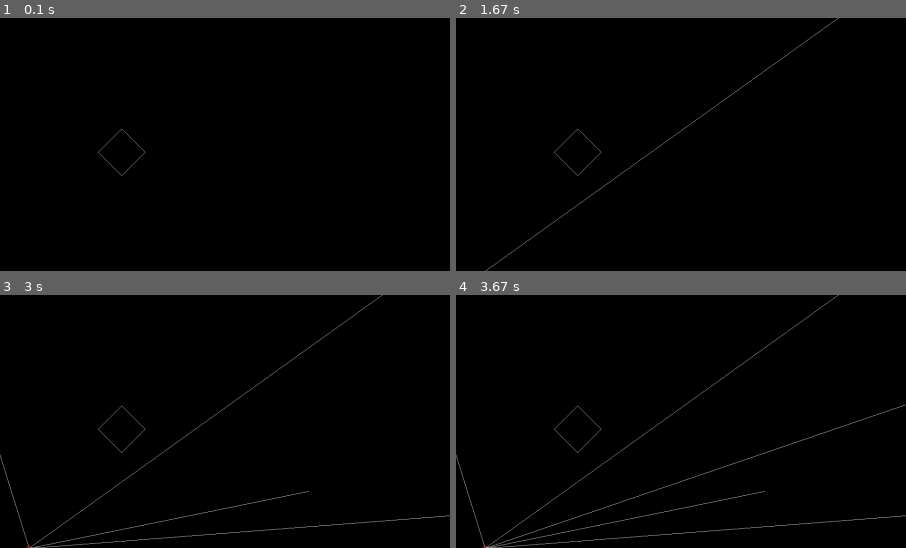
Above: before the commit, frames 1-4 (two rows, left to right).
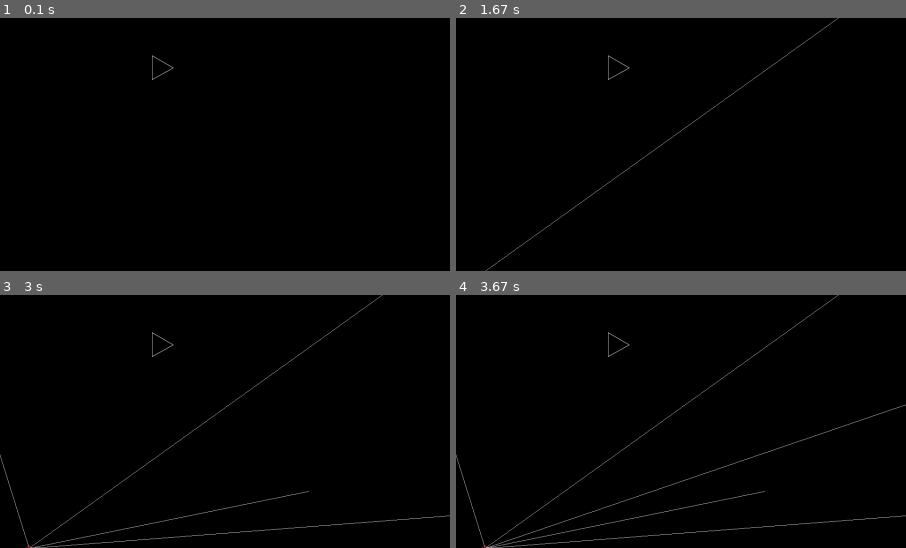
Above: after the commit, the same moments.

Repository: MoronicRocketFanatic/Pythonic_Physics_Engine
Game: pygame game, started from source/main.py
Two runs of this game, one before a commit and one after it. Both use one fixed random seed, a clock stepped at 60 frames per second and the inputs below.
Inputs (mouse positions are % of the whole screen's width and height, from its top left):
- Up to frame 1 (0.1 s): no input
- Up to frame 2 (1.67 s): hold Right 0.33-0.8 s; hold Up 0.83-1.3 s; press the mouse at (19, 74) at 1.37 s; move the mouse to (42, 44) at 1.47 s; release the mouse at (65, 15) at 1.6 s
- Up to frame 3 (3 s): tap 1 at 1.67 s; press the mouse at (19, 74) at 2.03 s; move the mouse to (17, 60) at 2.13 s; release the mouse at (14, 47) at 2.27 s; press the mouse at (19, 74) at 2.37 s; move the mouse to (34, 68) at 2.47 s; release the mouse at (50, 62) at 2.6 s; press the mouse at (19, 74) at 2.7 s; move the mouse to (47, 70) at 2.8 s; release the mouse at (76, 66) at 2.93 s
- Up to frame 4 (3.67 s): press the mouse at (19, 74) at 3.03 s; move the mouse to (44, 58) at 3.13 s; release the mouse at (70, 42) at 3.27 s
The pictures show only the part of the screen within x 16-66%, y 24-74%; the shares and areas given below are measured in that part.

The runs differ from the first frame. In frame 1, 0.2% of the frame differs, in the area x 21-39%, y 14-63%; in frame 2, 0.2%; in frame 3, 0.2%; in frame 4, 0.2%.

Commit message:
im dying

Diff:
--- a/source/main.py
+++ b/source/main.py
@@ -34,13 +34,14 @@
 # grav_objects =[Ball(display, Vector2(WINDOW_WIDTH/2, WINDOW_HEIGHT/2-100), 30), Line(display, Vector2(249.0, 426.0), Vector2(1011.0, 186.0), anchored=False)]
 # grav_objects =[Ball(display, Vector2(WINDOW_WIDTH/2, WINDOW_HEIGHT/2-100), 30), Polygon(display, Vector2(WINDOW_WIDTH/2, WINDOW_HEIGHT/2)), Ball(display, Vector2(WINDOW_WIDTH/2, WINDOW_HEIGHT/2))]
 # grav_objects = [Ball(display, Vector2(WINDOW_WIDTH/2, WINDOW_HEIGHT/2+200), 10)]
-grav_objects = []
+grav_objects = [Polygon(display, Vector2(WINDOW_WIDTH/3, WINDOW_HEIGHT/3), radius=30, point_amount=3, anchored=False)]
 
 # no_grav_objects = [Line(display, 0, 0, 0, WINDOW_HEIGHT-1, anchored=True), Line(display, 0, WINDOW_HEIGHT-1, WINDOW_W …(181 unchanged characters)…
 no_grav_objects = [Ball(display, Vector2(WINDOW_WIDTH/2, WINDOW_HEIGHT/2+100), anchored=True), Ball(display, Vector2(WI …(253 unchanged characters)…
 
 # not_mouse_objects = [Line(display, Vector2(728.0, 959.0), Vector2(1366.0, 511.0), anchored=True)]
-not_mouse_objects = [Polygon(display, Vector2(WINDOW_WIDTH/2-400, WINDOW_HEIGHT/2), radius= 50, point_amount= 4, anchored=True), Polygon(display, Vector2(WINDOW_WIDTH/2, WINDOW_HEIGHT/2), radius= 30, point_amount= 3, anchored=True)]
+not_mouse_objects = [Polygon(display, Vector2(WINDOW_WIDTH/2, WINDOW_HEIGHT/2), radius=50, point_amount=4, anchored=True)]
+# othergon = Polygon(display, Vector2(WINDOW_WIDTH/2, WINDOW_HEIGHT/2), radius=30, point_amount=3, anchored=False)
 
 # not_mouse_objects = [Line(display, Vector2(646.0, 413.0), Vector2(660.0, 832.0), anchored=True)]
 box = [Line(display, Vector2(0, 0), Vector2(0, WINDOW_HEIGHT-2), anchored=True), Line(display, Vector2(0, WINDOW_HEIGHT …(237 unchanged characters)…
@@ -84,20 +85,41 @@
 
         elif event.type == pygame.KEYDOWN:
             if event.key == pygame.K_UP: #Manuever "player"
-                # grav_objects[0].position[1] -= 1
-                not_mouse_objects[0].position[1] -=.25
+                try:
+                    grav_objects[0].position[1] -= 1
+                except IndexError:
+                    try:
+                        not_mouse_objects[0].position[1] -=.25
+                    except IndexError:
+                        print("index Errror")
+                        continue
 
             elif event.key == pygame.K_DOWN:
-                # grav_objects[0].position[1] += 1
-                not_mouse_objects[0].position[1] +=.25
+                try:
+                    grav_objects[0].position[1] += 1
+                except IndexError:
+                    try:
+                        not_mouse_objects[0].position[1] +=.25
+                    except IndexError:
+                        continue
 
             elif event.key == pygame.K_LEFT:
-                # grav_objects[0].position[0] -= 1
-                not_mouse_objects[0].position[0] -=.25
+                try:
+                    grav_objects[0].position[0] -= 1
+                except IndexError:
+                    try:
+                        not_mouse_objects[0].position[0] -=.25
+                    except IndexError:
+                        continue
 
             elif event.key == pygame.K_RIGHT:
-                # grav_objects[0].position[0] += 1
-                not_mouse_objects[0].position[0] +=.25
+                try:
+                    grav_objects[0].position[0] += 1
+                except IndexError:
+                    try:
+                        not_mouse_objects[0].position[0] +=.25
+                    except IndexError:
+                        continue
 
             elif event.key == pygame.K_p: #print drawn objects for copying
                 temp_list = []
@@ -126,6 +148,8 @@
     for object in rendered_objects:
         object.draw_antialiased_wireframe()
 
+    # othergon.draw_antialiased_wireframe()
+
     if drawing:
         mouse_pos = pygame.mouse.get_pos()
         mouse_vector = Vector2(mouse_pos[0], mouse_pos[1])
@@ -135,6 +159,10 @@
         gfxdraw.aacircle(display, int(normals[0][0]), int(normals[0][1]), 10, (255, 165, 0))
         gfxdraw.aacircle(display, int(normals[1][0]), int(normals[1][1]), 10, (0, 165, 255))
 
+
+    print(f"POLYGON 1 |  X: {no_grav_objects[0].position[0]}, Y: {no_grav_objects[0].position[0]}.   |  POINTS:  {no_grav_objects[0].points}")
+    print(f"POLYGON 2 |  X: {grav_objects[0].position[0]}, Y: {grav_objects[0].position[0]}.   |  POINTS:  {grav_objects[0].points}")
+
     pygame.display.flip()
 #EXIT PROGRAM
 pygame.quit()
--- a/source/solver.py
+++ b/source/solver.py
@@ -186,14 +186,17 @@
         self.radius = radius
         self.point_amount = point_amount
 
+
         if len(self.points) < 3:
+            self.theta = 0
+            self.coordinates = Vector2(0,0)
             self.procedural = True
             for point in range(point_amount): #still don't understand this s##t...  maybe one day...
-                theta = (2*math.pi)/self.point_amount * point
-                #theta = 6.28 / point amount * point_number
-                coordinates = Vector2((position[0] + radius * math.cos(theta)), (position[1] + radius *math.sin(theta))) #magic?
+                self.theta = (2*math.pi)/self.point_amount * point #+ math.radians(360/(self.point_amount*2))
+                #theta = 6.28 / point amount * point_number + fixing rotation
+                self.coordinates = Vector2((self.position[0] + self.radius * math.cos(self.theta)), (self.position[1] + self.radius *math.sin(self.theta))) #magic?
                 # position  =         ( x   +   radius   *   cosine(theta) ), ( y   +   radius   *   sine(theta) )
-                self.points.append(coordinates) #append vector
+                self.points.append(self.coordinates) #append vector
 
         else:
             self.procedural = False
@@ -237,25 +240,27 @@
             for point in self.points:
                 new_points.append(point - self.position)
 
+            self.points = new_points
             # self.points = deepcopy(new_points)
+            self.position = Vector2(0, 0)
 
             gfxdraw.aapolygon(self.surface, self.points, self.color)
             return True
 
 
 
-    def support_point(self, direction: Vector2) -> Vector2:
-        max_point = Vector2()
-        max_distance = float()
-
-        for point in self.points:
-            distance = point.dot(direction)
-
-            if distance > max_distance:
-                max_distance = distance
-                max_point = point
-
-        return max_point
+    # def support_point(self, direction: Vector2) -> Vector2:
+    #     max_point = Vector2()
+    #     max_distance = float()
+
+    #     for point in self.points:
+    #         distance = point.dot(direction)
+
+    #         if distance > max_distance:
+    #             max_distance = distance
+    #             max_point = point
+
+    #     return max_point
 
 
 
@@ -363,7 +368,7 @@
 
 
                 elif (object_1_type == Polygon) and (object_2_type == Polygon):
-                    self.gjk(object_1, object_2)
+                    # self.gjk(object_1, object_2)
                     continue
 
 
